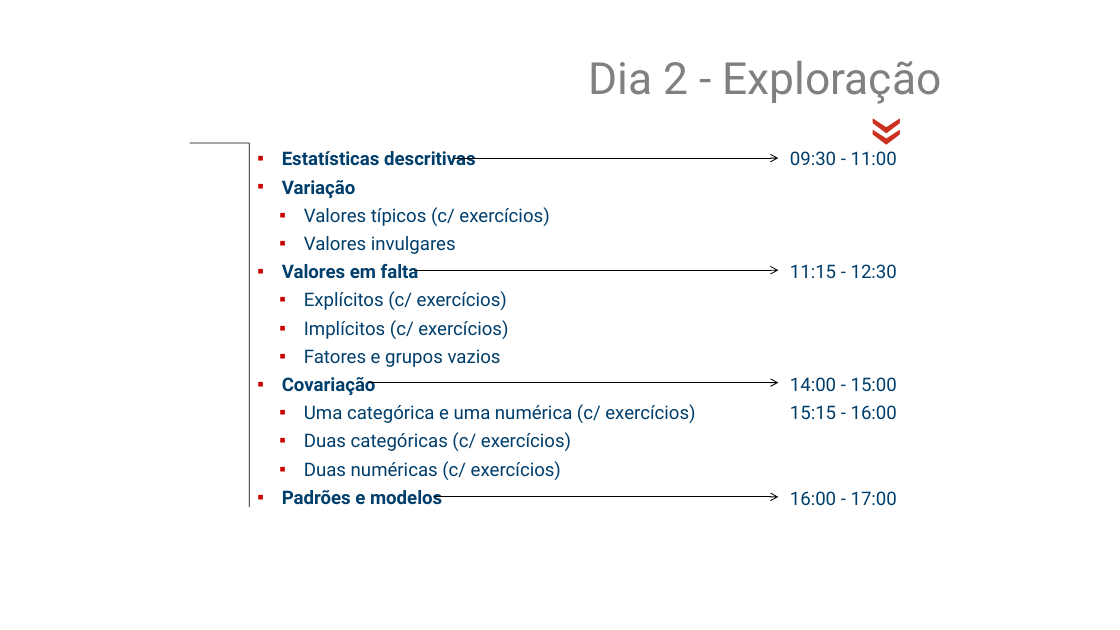
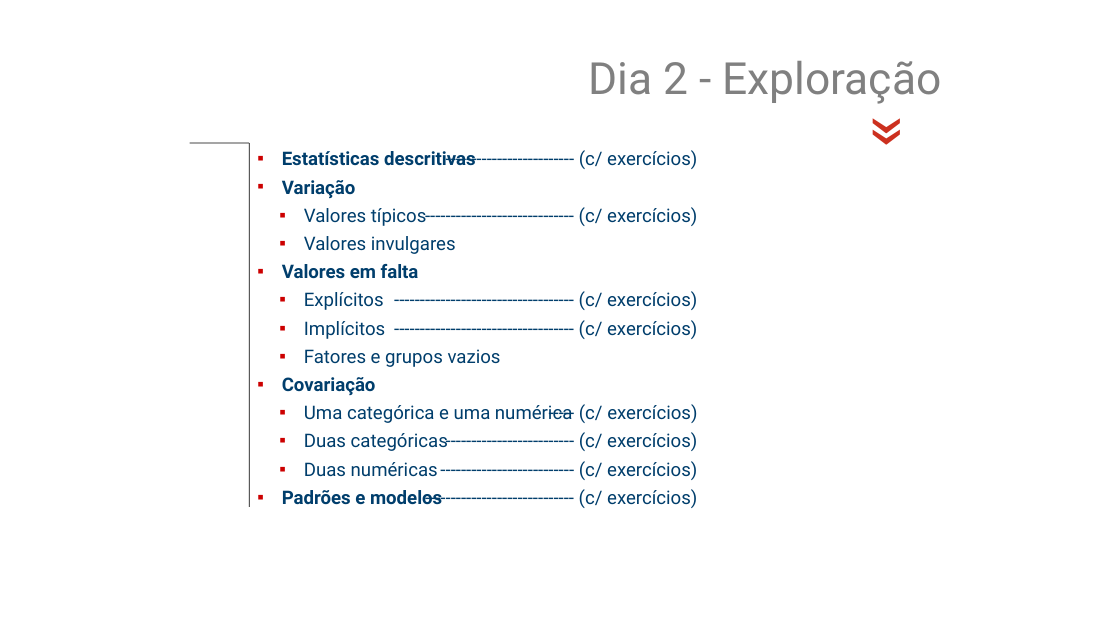
Before and after one commit to jsollari/DSR-II2026, a slide deck: slide 12 of docs/DSR-II2026_JL_slides.pptx. Drawn at 1120x630 pixels with LibreOffice and Linux fonts; fonts in the diff are those of the drawing; background and template pictures are left out. Boxes give left, top, right and bottom in pixels: in the first picture for what was removed or moved away, otherwise in the second. Text is boxed around its words. In the diff, an @@ line names an element or a change of style, - is before the commit and + after.

```diff
--- a/docs/DSR-II2026_JL_slides.pptx
+++ b/docs/DSR-II2026_JL_slides.pptx
@@ arrow removed from (455, 158) to (778, 158) @@
@@ text added at (x1=579, y1=150, x2=697, y2=508), 16 pt, text #003E6C @@
+------------------------- (c/ exercícios)
+----------------------------- (c/ exercícios)
+----------------------------------- (c/ exercícios)
+----------------------------------- (c/ exercícios)
+----- (c/ exercícios)
+------------------------- (c/ exercícios)
+-------------------------- (c/ exercícios)
+----------------------------- (c/ exercícios)
@@ text removed at (x1=790, y1=151, x2=897, y2=506) @@
-09:30 - 11:00
-11:15 - 12:30
-14:00 - 15:00
-15:15 - 16:00
-16:00 - 17:00
@@ text at (x1=304, y1=208, x2=427, y2=226): text changed @@
-  ▪ Valores típicos (c/ exercícios)
+  ▪ Valores típicos
@@ text at (x1=304, y1=292, x2=385, y2=339): text changed @@
-  ▪ Explícitos (c/ exercícios)
-  ▪ Implícitos (c/ exercícios)
+  ▪ Explícitos
+  ▪ Implícitos
@@ arrow removed from (414, 271) to (779, 271) @@
@@ arrow removed from (368, 383) to (779, 383) @@
@@ text at (x1=304, y1=405, x2=572, y2=477): text changed @@
-  ▪ Uma categórica e uma numérica (c/ exercícios)
-  ▪ Duas categóricas (c/ exercícios)
-  ▪ Duas numéricas (c/ exercícios)
+  ▪ Uma categórica e uma numérica
+  ▪ Duas categóricas
+  ▪ Duas numéricas
@@ arrow removed from (434, 497) to (779, 497) @@
```
Also in this commit, not shown: 15 other slides changed, 33 other files.
